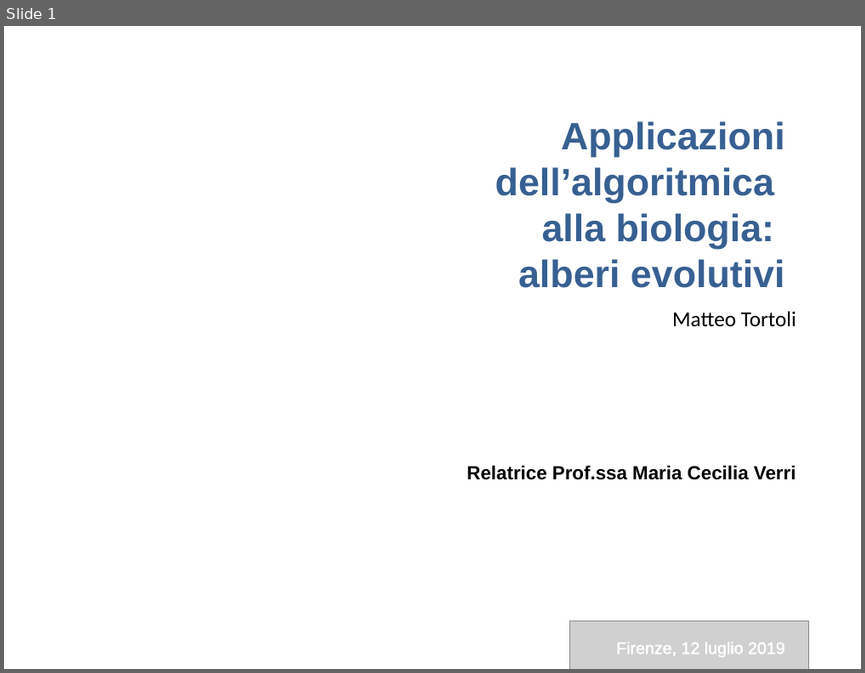
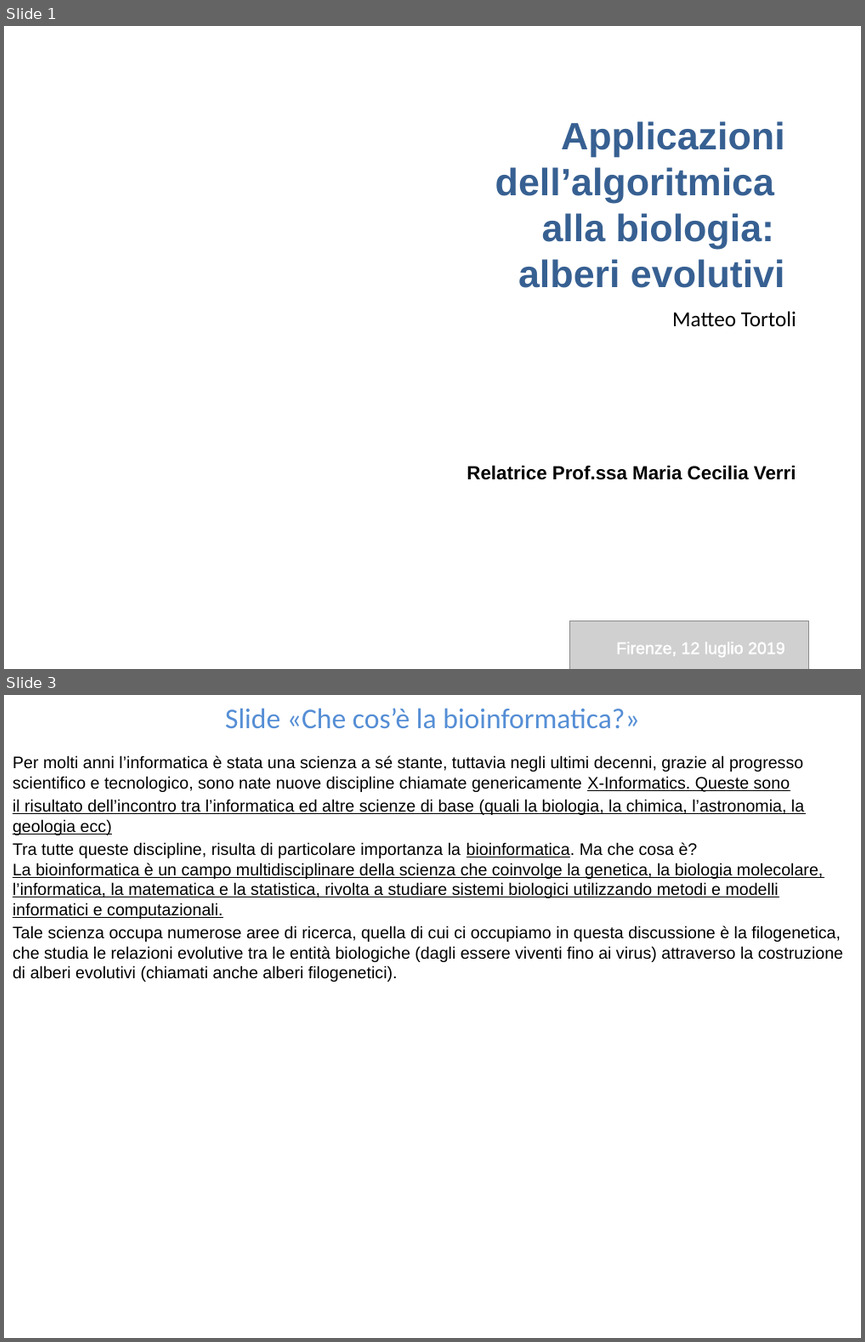
Before and after one commit to mtortoli/Thesis, a slide deck: Slides Tesi.pptx. Shown one above the other, each under a label of ours: slide 1 before the commit, slides 1 and 3 after it; the slides between them are not shown. The pictures are 865x673 and 865x1342 pixels, drawn with LibreOffice and Linux fonts; fonts in the diff are those of the drawing; grey boxes stand for pictures; background and template pictures are left out. Boxes give left, top, right and bottom in pixels: in the first picture for what was removed or moved away, otherwise in the second. Text is boxed around its words. In the diff, an @@ line names an element or a change of style, - is before the commit and + after.

```diff
--- a/Slides Tesi.pptx
+++ b/Slides Tesi.pptx
@@ slide 3 added at [4, 695, 861, 1338], background #FFFFFF @@
@@ title added at [225, 708, 639, 728], 24 pt, text #558ED5 @@
+Slide «Che cos’è la bioinformatica?»
@@ text added at [12, 755, 843, 981], 14 pt, text #000000 @@
+Per molti anni l’informatica è stata una scienza a sé stante, tuttavia negli ultimi decenni, grazie al progresso scientifico e tecnologico, sono nate nuove discipline chiamate genericamente X-Informatics. Queste sono
+il risultato dell’incontro tra l’informatica ed altre scienze di base (quali la biologia, la chimica, l’astronomia, la geologia ecc)
+Tra tutte queste discipline, risulta di particolare importanza la bioinformatica. Ma che cosa è?
+La bioinformatica è un campo multidisciplinare della scienza che coinvolge la genetica, la biologia molecolare, l’informatica, la matematica e la statistica, rivolta a studiare sistemi biologici utilizzando metodi e modelli informatici e computazionali.
+Tale scienza occupa numerose aree di ricerca, quella di cui ci occupiamo in questa discussione è la filogenetica, che studia le relazioni evolutive tra le entità biologiche (dagli essere viventi fino ai virus) attraverso la costruzione di alberi evolutivi (chiamati anche alberi filogenetici).
```
Also in this commit, not shown: 2 slides changed, 1 other slide added, 1 slide removed.
